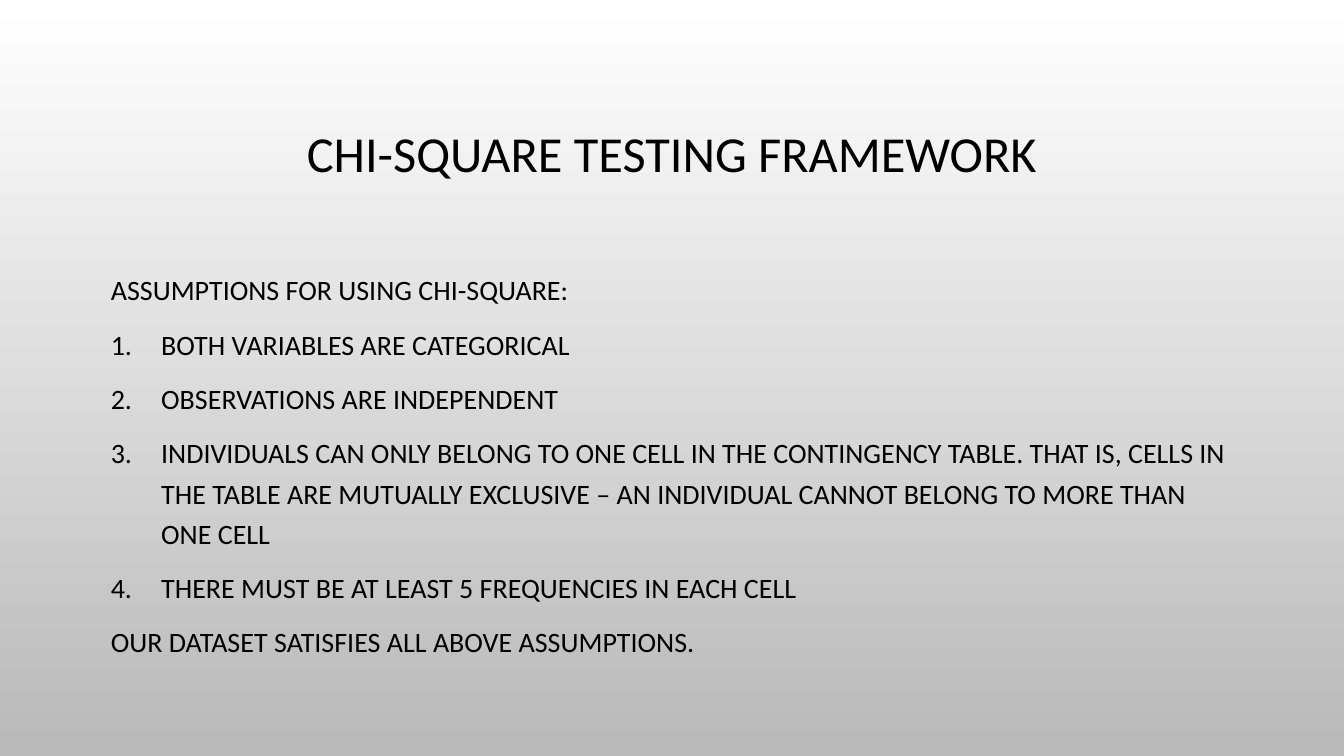
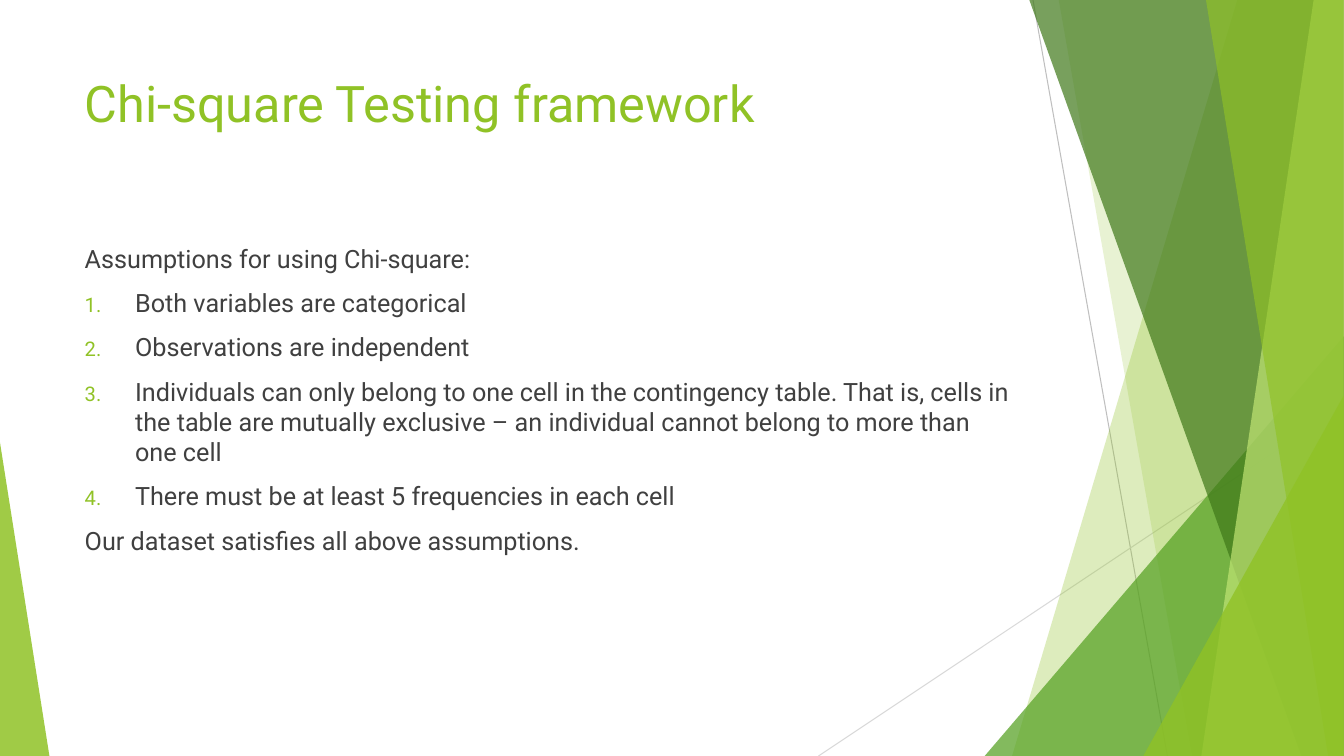
Before and after one commit to himalayahall/CUNY-DATA606, a slide deck: slide 9 of Project/Hakim-Project.pptx. Drawn at 1344x756 pixels with LibreOffice and Linux fonts; fonts in the diff are those of the drawing; background and template pictures are left out. Boxes give left, top, right and bottom in pixels: in the first picture for what was removed or moved away, otherwise in the second. Text is boxed around its words. In the diff, an @@ line names an element or a change of style, - is before the commit and + after.

```diff
--- a/Project/Hakim-Project.pptx
+++ b/Project/Hakim-Project.pptx
@@ background picture (left out) to #FFFFFF @@
@@ title "Chi-square Testing framework" at [85,83,755,133]: vertical alignment middle to top @@
@@ title at [85,83,755,133]: text changed; font Calibri to Roboto; text colour #000000 to #90C226 @@
-CHI-SQUARE TESTING FRAMEWORK
+Chi-square Testing framework
@@ text at [85,249,1008,555]: text changed; size 20 to 18 pt; font Calibri to Roboto; text colour #000000 to #404040 @@
-ASSUMPTIONS FOR USING CHI-SQUARE:
-1. BOTH VARIABLES ARE CATEGORICAL
-2. OBSERVATIONS ARE INDEPENDENT
-3. INDIVIDUALS CAN ONLY BELONG TO ONE CELL IN THE CONTINGENCY TABLE. THAT IS, CELLS IN THE TABLE ARE MUTUALLY EXCLUSIVE – AN INDIVIDUAL CANNOT BELONG TO MORE THAN ONE CELL
-4. THERE MUST BE AT LEAST 5 FREQUENCIES IN EACH CELL
-OUR DATASET SATISFIES ALL ABOVE ASSUMPTIONS.
+Assumptions for using Chi-square:
+1. Both variables are categorical
+2. Observations are independent
+3. Individuals can only belong to one cell in the contingency table. That is, cells in the table are mutually exclusive – an individual cannot belong to more than one cell
+4. There must be at least 5 frequencies in each cell
+Our dataset satisfies all above assumptions.
@@ group added at [0,0,1344,756]: 5 freeform shapes, 3 triangles, 2 lines @@
```
Also in this commit, not shown: 15 other slides changed, 1 slide added, 1 slide removed, 2 other files.
